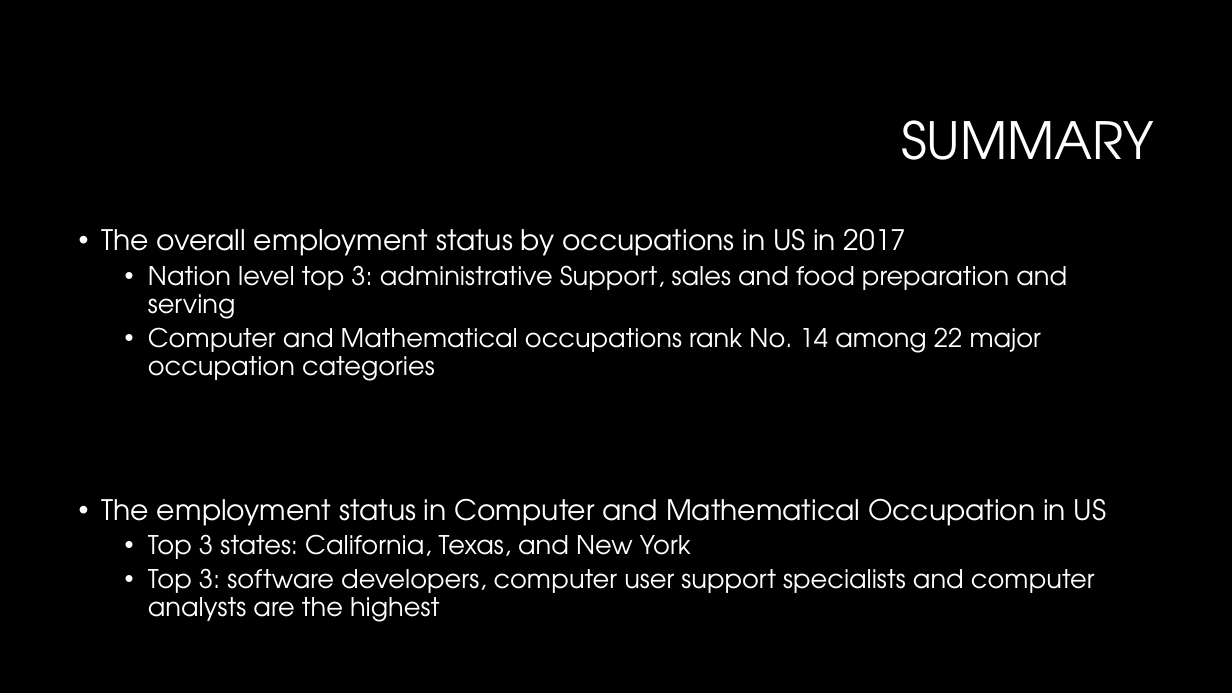
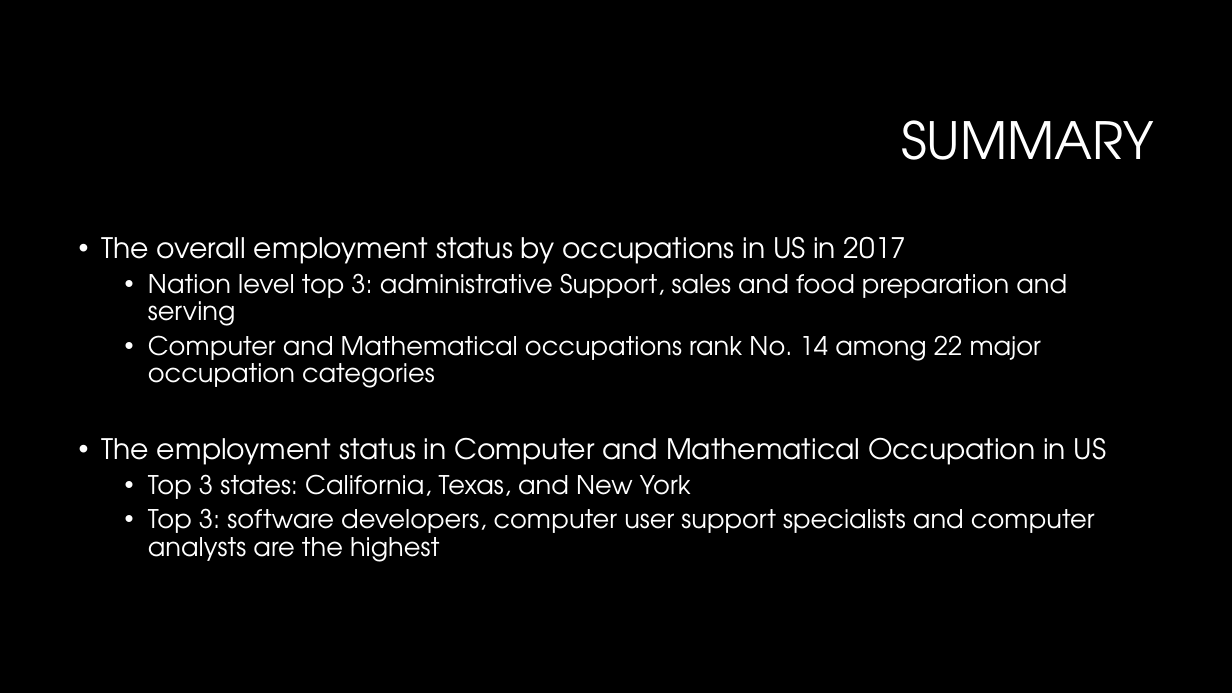
Before and after one commit to WCW789/Project1, a slide deck: slide 12 of Group_5_Presentation.pptx (slide 11 before the commit). Drawn at 1232x693 pixels with LibreOffice and Linux fonts; fonts in the diff are those of the drawing; background and template pictures are left out. Boxes give left, top, right and bottom in pixels: in the first picture for what was removed or moved away, otherwise in the second. Text is boxed around its words. In the diff, an @@ line names an element or a change of style, - is before the commit and + after.

```diff
--- a/Group_5_Presentation.pptx
+++ b/Group_5_Presentation.pptx
@@ text "The overall employment status by ..." rewrapped from <box>102,228,1107,622</box> to <box>102,236,1107,562</box> @@
```
Also in this commit, not shown: 9 other slides changed, 1 slide added, 1 other file.
